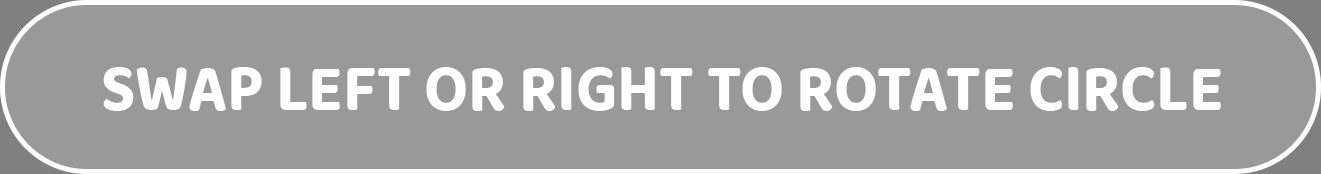
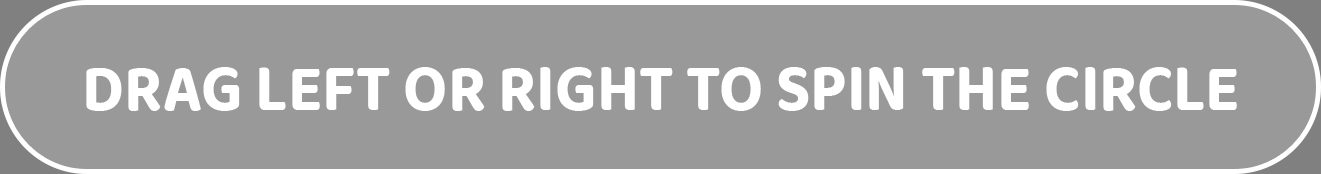
Comparing the layer stacks of the two 1321 x 174 images. Changes:
painted on "Label_Text" over (86, 67, 1237, 111)
